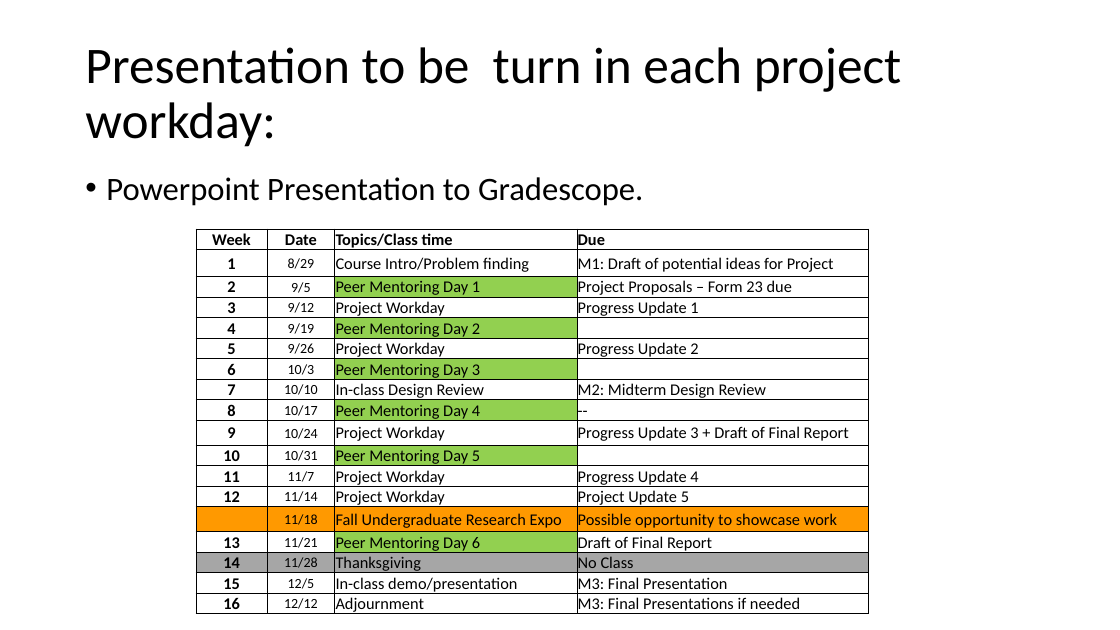
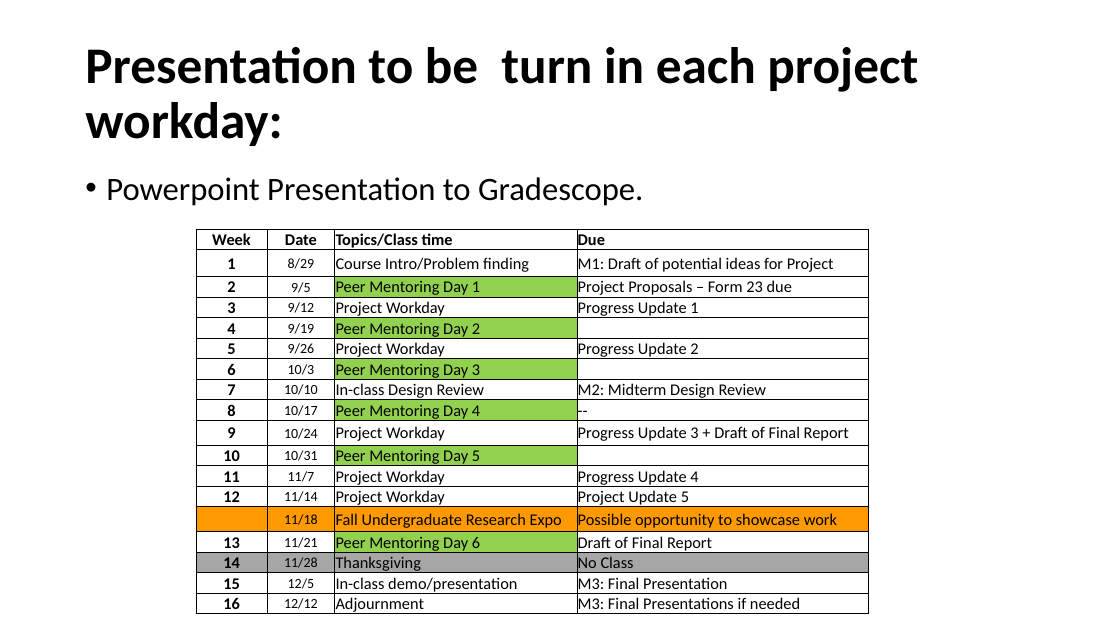
Before and after one commit to evandm4/engr-10301h-balancing-robot, a slide deck: slide 9 of docs/Evan Moore Progress Update.pptx (slide 7 before the commit). Drawn at 1120x630 pixels with LibreOffice and Linux fonts; fonts in the diff are those of the drawing. Boxes give left, top, right and bottom in pixels: in the first picture for what was removed or moved away, otherwise in the second. Text is boxed around its words. In the diff, an @@ line names an element or a change of style, - is before the commit and + after.

```diff
--- a/docs/Evan Moore Progress Update.pptx
+++ b/docs/Evan Moore Progress Update.pptx
@@ title "Presentation to be turn in ..." at (x1=85, y1=47, x2=918, y2=146): bold on @@
```
Also in this commit, not shown: 5 other slides changed, 3 slides added, 1 slide removed, 13 other files.
